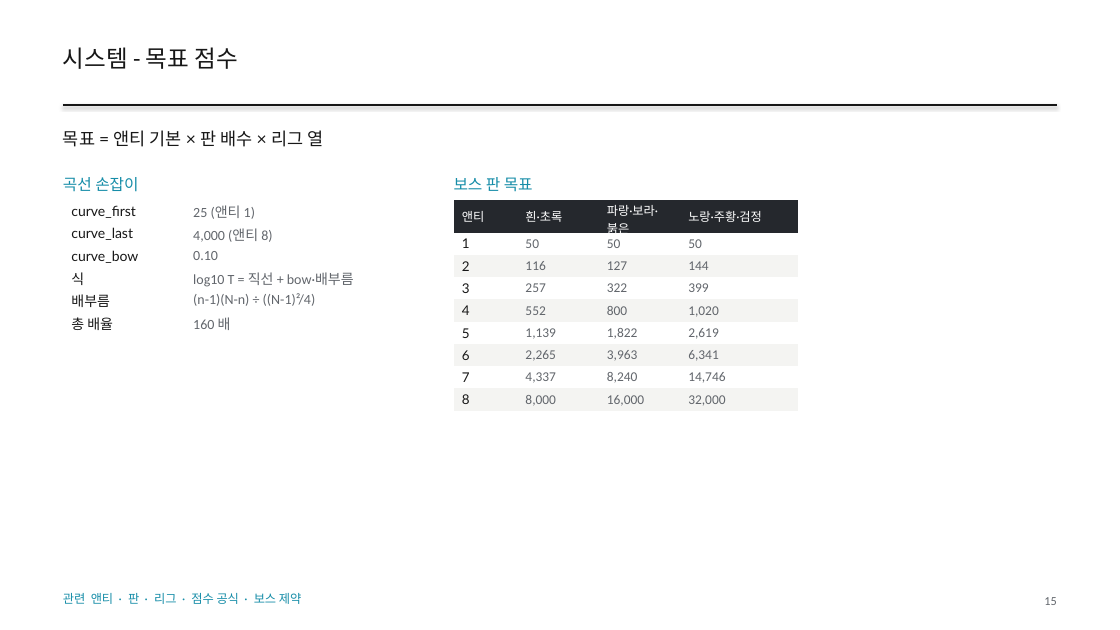
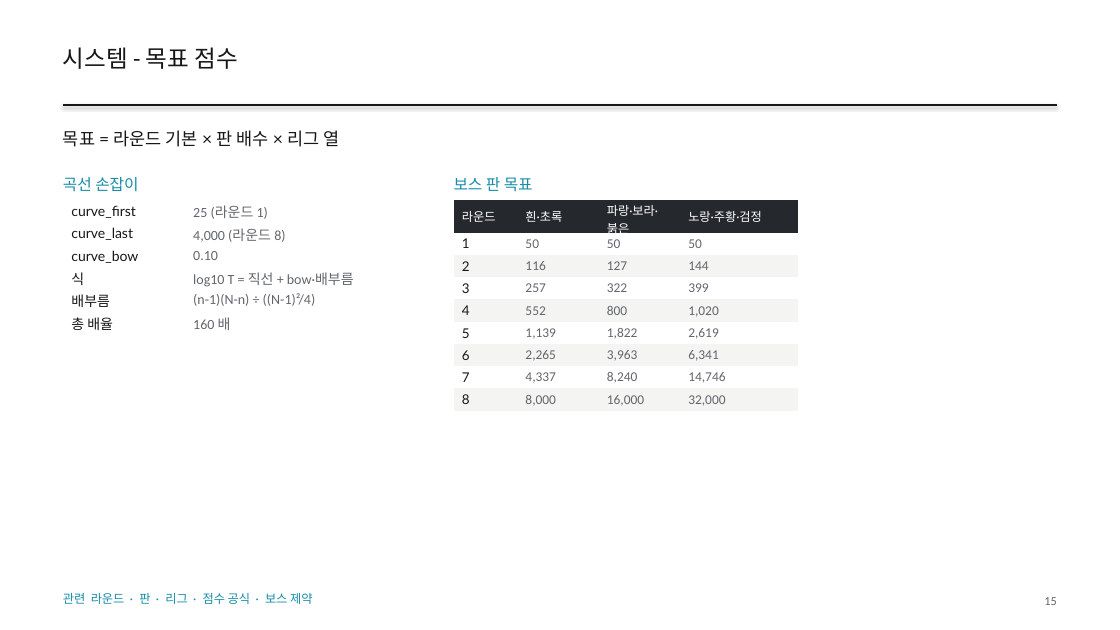
Before and after one commit to GGbong69/test-03, a slide deck: slide 15 of docs/HIGHTONE_기획서.pptx. Drawn at 1120x630 pixels with LibreOffice and Linux fonts; fonts in the diff are those of the drawing. Boxes give left, top, right and bottom in pixels: in the first picture for what was removed or moved away, otherwise in the second. Text is boxed around its words. In the diff, an @@ line names an element or a change of style, - is before the commit and + after.

```diff
--- a/docs/HIGHTONE_기획서.pptx
+++ b/docs/HIGHTONE_기획서.pptx
@@ text at <box>63,130,339,147</box>: text changed @@
-목표 = 앤티 기본 × 판 배수 × 리그 열
+목표 = 라운드 기본 × 판 배수 × 리그 열
@@ table at <box>63,200,408,334</box> @@
-row 1, column 2: 25 (앤티 1)
+row 1, column 2: 25 (라운드 1)
-row 2, column 2: 4,000 (앤티 8)
+row 2, column 2: 4,000 (라운드 8)
@@ table at <box>454,200,799,410</box> @@
-row 1, column 1: 앤티
+row 1, column 1: 라운드
@@ text at <box>63,593,312,604</box>: text changed @@
-관련 앤티 · 판 · 리그 · 점수 공식 · 보스 제약
+관련 라운드 · 판 · 리그 · 점수 공식 · 보스 제약
```
Also in this commit, not shown: 37 other slides changed, 2 other files.
